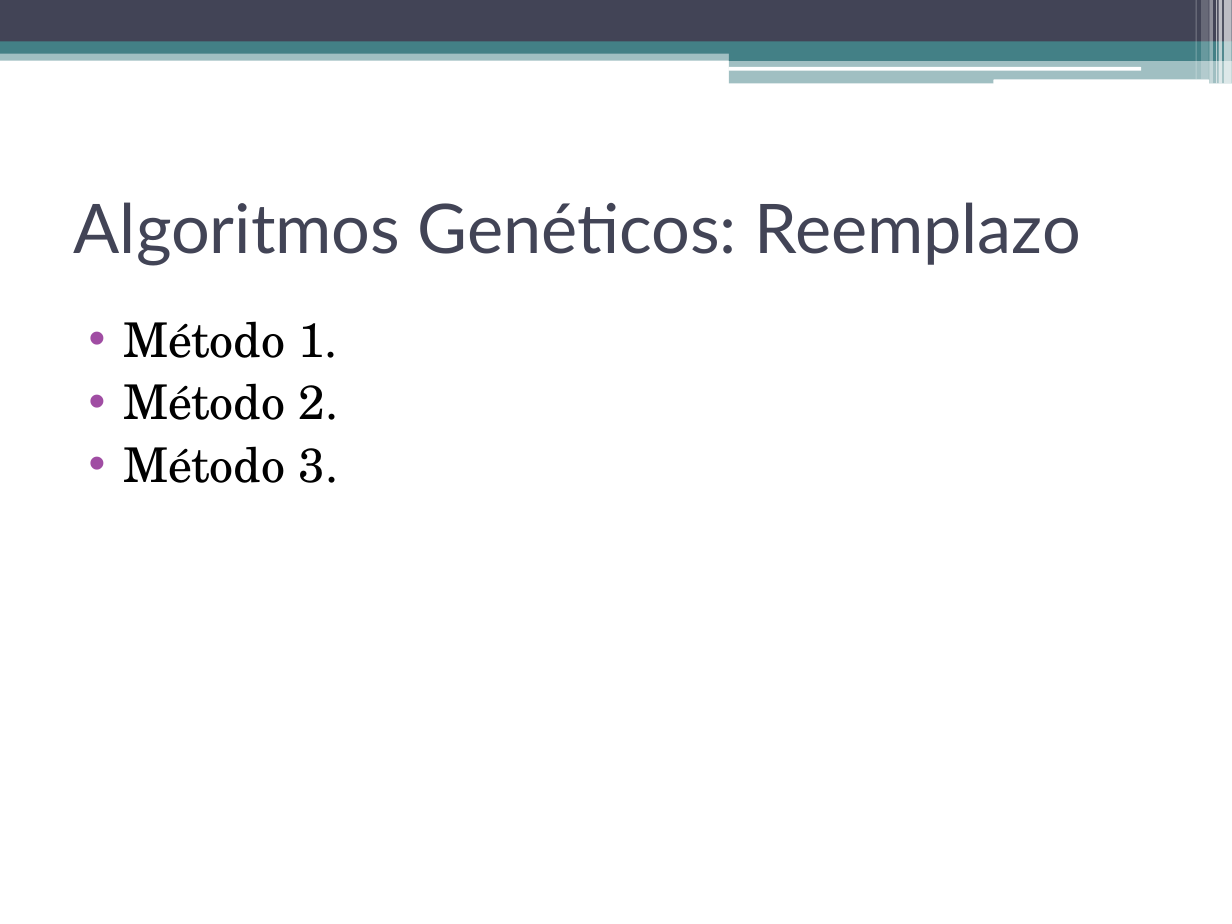
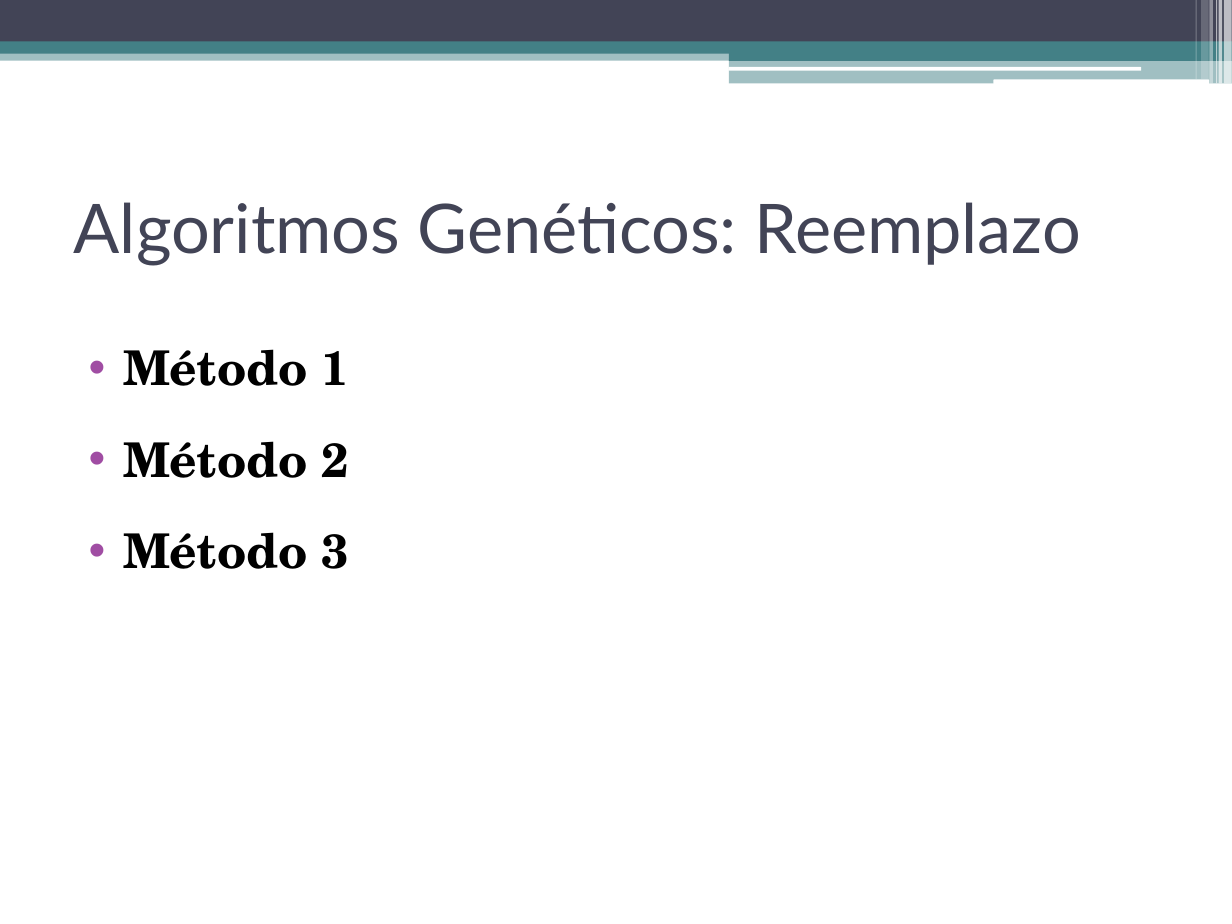
Before and after one commit to dariosus/ITBA_SIA_13_GeneticAlgorithms, a slide deck: slide 10 of presentation/Sistemas de Inteligencia Artificial.pptx. Drawn at 1232x924 pixels with LibreOffice and Linux fonts; fonts in the diff are those of the drawing. Boxes give left, top, right and bottom in pixels: in the first picture for what was removed or moved away, otherwise in the second. Text is boxed around its words. In the diff, an @@ line names an element or a change of style, - is before the commit and + after.

```diff
--- a/presentation/Sistemas de Inteligencia Artificial.pptx
+++ b/presentation/Sistemas de Inteligencia Artificial.pptx
@@ text at [123,349,349,569]: text changed; bold on @@
-• Método 1.
-• Método 2.
-• Método 3.
+• Método 1
+• Método 2
+• Método 3
```
Also in this commit, not shown: 7 other slides changed, 1 slide added.
